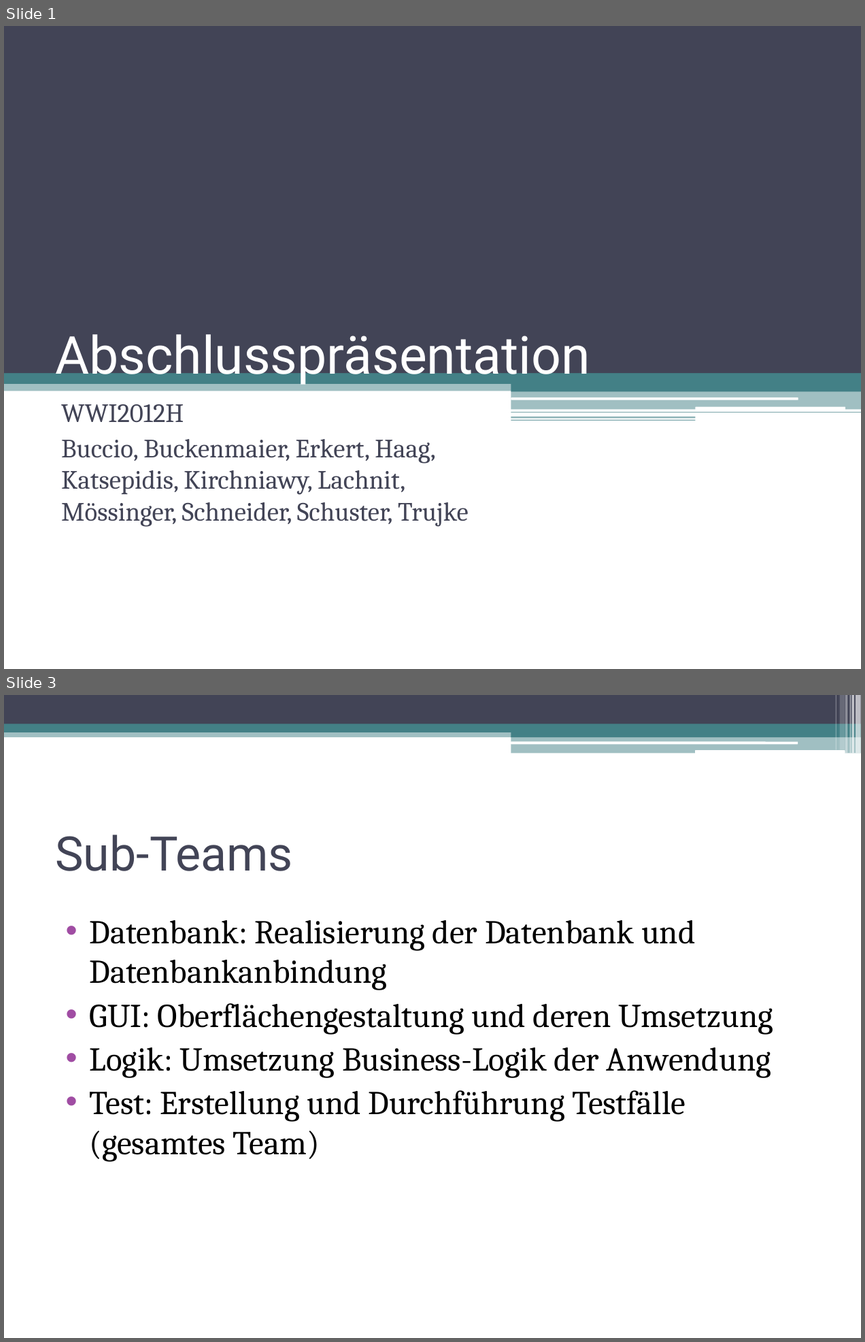
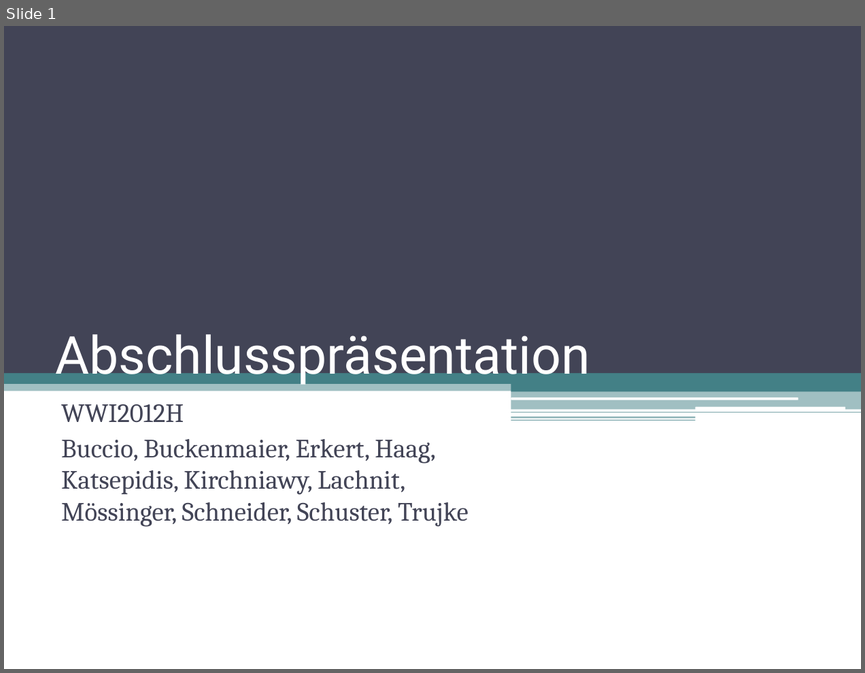
Before and after one commit to DanJoeHa/Fallstudie, a slide deck: Projektmanagement/Abschlusspräsentation.pptx. Shown one above the other, each under a label of ours: slides 1 and 3 before the commit, slide 1 after it; the slides between them are not shown. The pictures are 865x1342 and 865x673 pixels, drawn with LibreOffice and Linux fonts; fonts in the diff are those of the drawing. Boxes give left, top, right and bottom in pixels: in the first picture for what was removed or moved away, otherwise in the second. Text is boxed around its words. In the diff, an @@ line names an element or a change of style, - is before the commit and + after.

```diff
--- a/Projektmanagement/Abschlusspräsentation.pptx
+++ b/Projektmanagement/Abschlusspräsentation.pptx
@@ slide 3 removed at (4, 695, 861, 1338), background #FFFFFF @@
@@ rectangle removed at (4, 695, 861, 724) @@
@@ rectangle removed at (835, 695, 836, 750) @@
@@ rectangle removed at (839, 695, 844, 750) @@
@@ rectangle removed at (845, 695, 848, 753) @@
@@ rectangle removed at (850, 695, 851, 753) @@
@@ rectangle removed at (851, 695, 854, 753) @@
@@ rectangle removed at (855, 695, 861, 753) @@
@@ rectangle removed at (4, 729, 861, 737) @@
@@ rectangle removed at (4, 724, 861, 732) @@
@@ rectangle removed at (511, 728, 861, 737) @@
@@ rounded rectangle removed at (511, 741, 798, 744) @@
@@ rectangle removed at (511, 736, 861, 753) @@
@@ rounded rectangle removed at (695, 750, 844, 753) @@
@@ title removed at (55, 834, 292, 871) @@
-Sub-Teams
@@ text removed at (90, 920, 773, 1161) @@
-• Datenbank: Realisierung der Datenbank und Datenbankanbindung
-• GUI: Oberflächengestaltung und deren Umsetzung
-• Logik: Umsetzung Business-Logik der Anwendung
-• Test: Erstellung und Durchführung Testfälle (gesamtes Team)
```
Also in this commit, not shown: 2 slides changed, 3 slides added.
